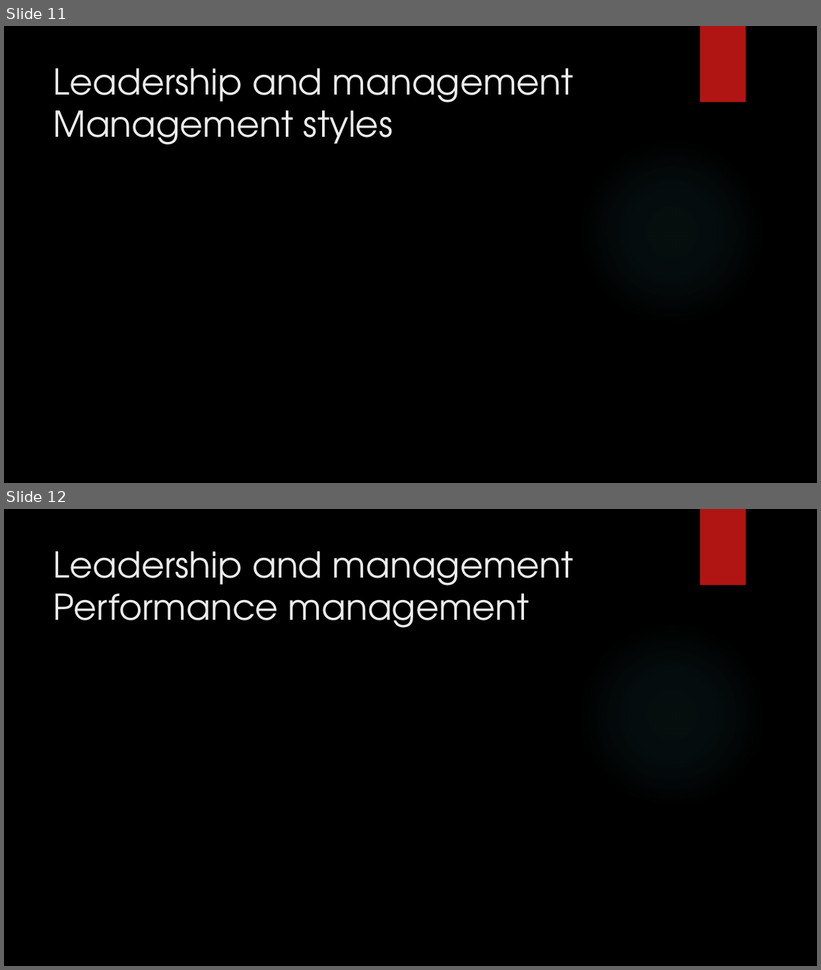
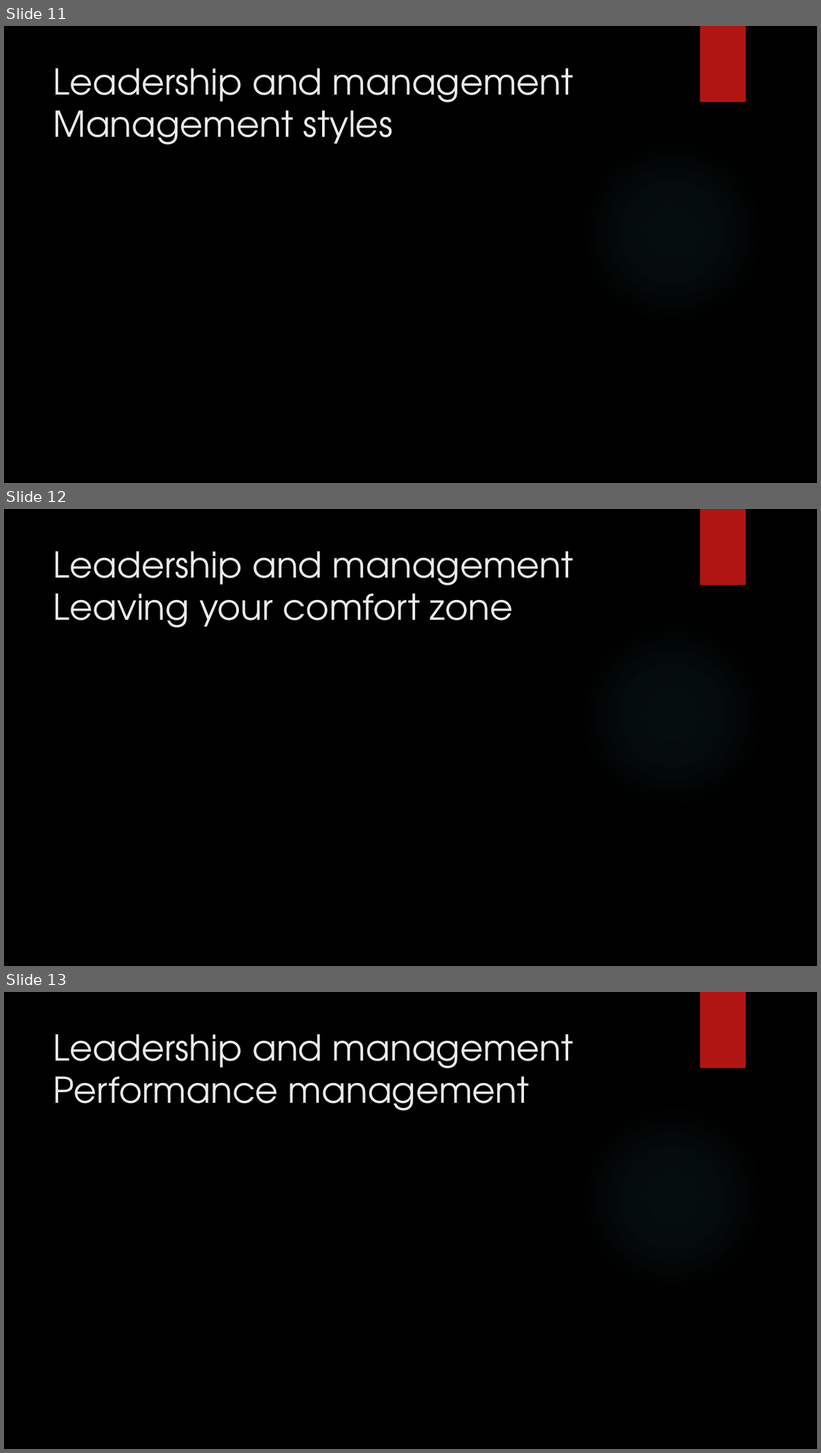
Before and after one commit to dennisdietrich/First180Days, a slide deck: Sitting in meetings all day long.pptx. Shown one above the other, each under a label of ours: slides 11 and 12 before the commit, slides 11, 12 and 13 after it. The pictures are 821x970 and 821x1453 pixels, drawn with LibreOffice and Linux fonts; fonts in the diff are those of the drawing; background and template pictures are left out. Boxes give left, top, right and bottom in pixels: in the first picture for what was removed or moved away, otherwise in the second. Text is boxed around its words. In the diff, an @@ line names an element or a change of style, - is before the commit and + after.

```diff
--- a/Sitting in meetings all day long.pptx
+++ b/Sitting in meetings all day long.pptx
@@ slide 12 added at (x1=4, y1=509, x2=817, y2=966), background picture (left out); not listed: 2 template elements that a slide beside it also shows @@
@@ title added at (x1=54, y1=551, x2=574, y2=628), 42 pt, text #EBEBEB @@
+Leadership and management
+Leaving your comfort zone
@@ what was slide 12 is now slide 13 @@
```
Also in this commit, not shown: 1 other file.
